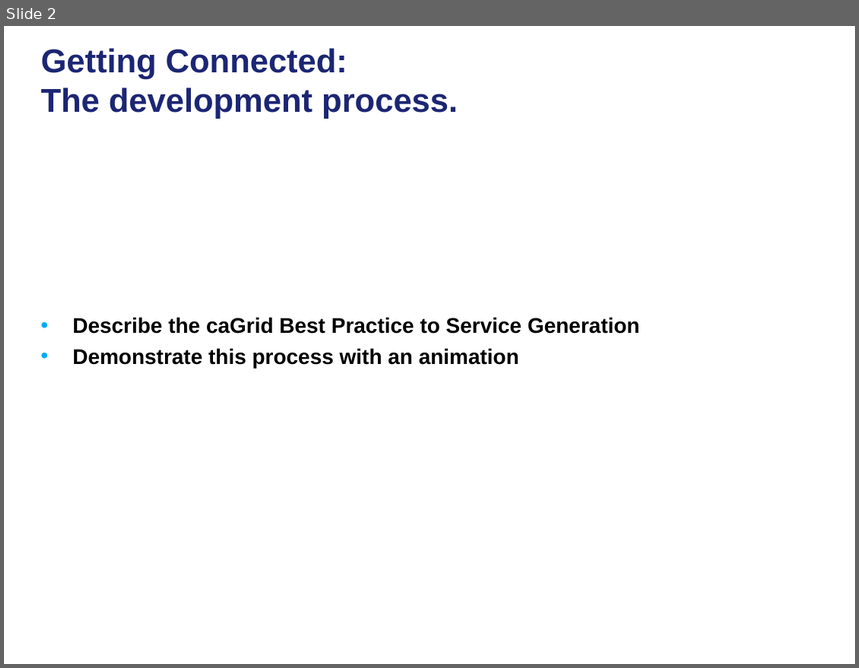
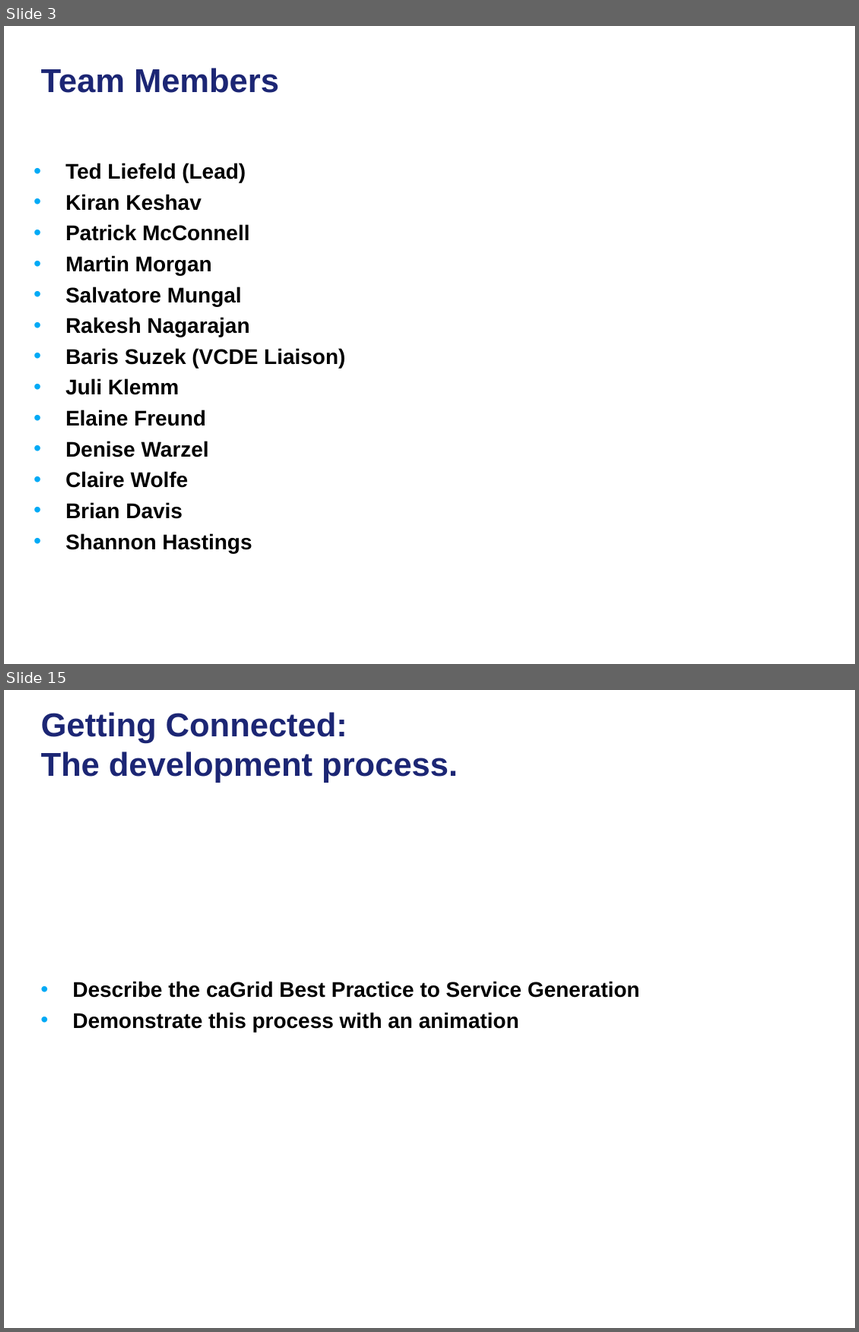
Before and after one commit to NCIP/cagrid-portal, a slide deck: cagrid-1-0/Documentation/presentations/200801_VCDE_ARCH/20080128_30_F2F_ASBP_Grid_BP.ppt. Shown one above the other, each under a label of ours: slide 2 before the commit, slides 3 and 15 after it; the slides between them are not shown. The pictures are 859x668 and 859x1332 pixels, drawn with LibreOffice and Linux fonts; fonts in the diff are those of the drawing; background and template pictures are left out. Boxes give left, top, right and bottom in pixels: in the first picture for what was removed or moved away, otherwise in the second. Text is boxed around its words. In the diff, an @@ line names an element or a change of style, - is before the commit and + after.

```diff
--- a/cagrid-1-0/Documentation/presentations/200801_VCDE_ARCH/20080128_30_F2F_ASBP_Grid_BP.ppt
+++ b/cagrid-1-0/Documentation/presentations/200801_VCDE_ARCH/20080128_30_F2F_ASBP_Grid_BP.ppt
@@ slide 3 added at (4,26,855,664), background picture (left out) @@
@@ title added at (41,68,279,93), 28 pt, text #1C2674, bold @@
+Team Members
@@ text added at (66,163,345,553), 18 pt, text #000000, bold @@
+• Ted Liefeld (Lead)
+• Kiran Keshav
+• Patrick McConnell
+• Martin Morgan
+• Salvatore Mungal
+• Rakesh Nagarajan
+• Baris Suzek (VCDE Liaison)
+• Juli Klemm
+• Elaine Freund
+• Denise Warzel
+• Claire Wolfe
+• Brian Davis
+• Shannon Hastings
@@ what was slide 2 is now slide 15 @@
```
Also in this commit, not shown: 5 slides changed, 19 other slides added.
